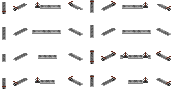
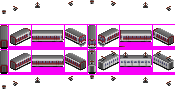
Revision of a layered 175x100 image; what changed, layer by layer:
hid "AC" over [2, 2, 171, 87]
showed "820 mask" over [79, 34, 105, 49]
showed "Kintetsu Two-tone" over [0, 25, 174, 72]
showed "Mask" over [0, 34, 175, 75]
showed "gangway" over [0, 24, 175, 50]
showed "body" over [0, 25, 175, 75]
